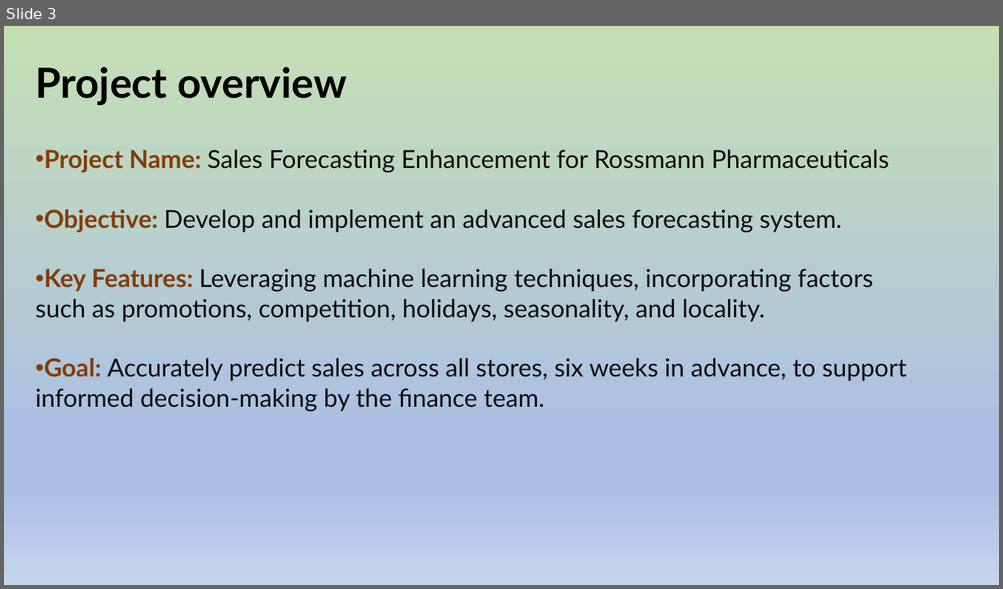
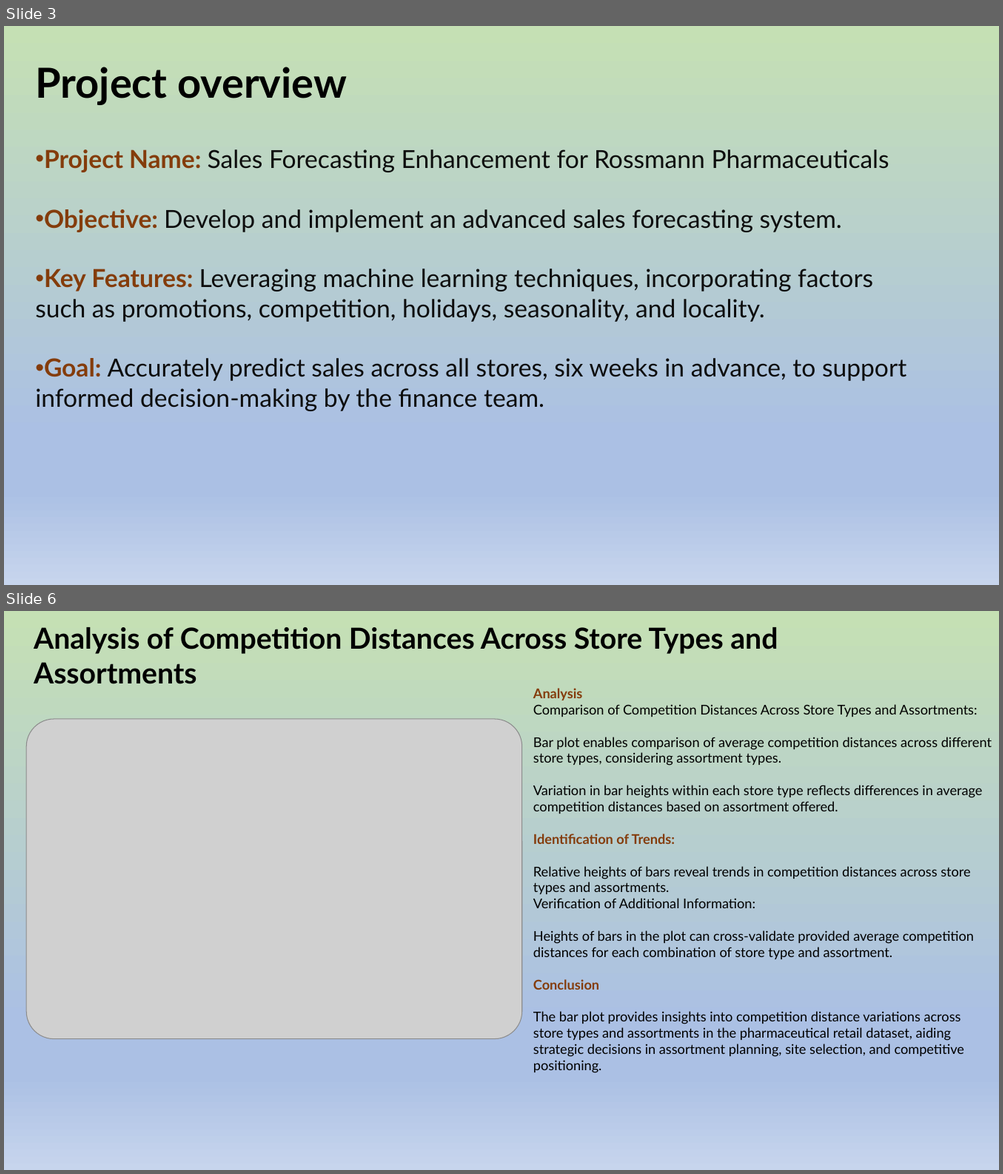
Before and after one commit to Hemamagam/Project-6--Pharmaceutical-Sale-Prediction-, a slide deck: Rossmman Sales Prediction-Project 6-Nexthike.pptx. Shown one above the other, each under a label of ours: slide 3 before the commit, slides 3 and 6 after it; the slides between them are not shown. The pictures are 1003x589 and 1003x1174 pixels, drawn with LibreOffice and Linux fonts; fonts in the diff are those of the drawing; grey boxes stand for pictures. Boxes give left, top, right and bottom in pixels: in the first picture for what was removed or moved away, otherwise in the second. Text is boxed around its words. In the diff, an @@ line names an element or a change of style, - is before the commit and + after.

```diff
--- a/Rossmman Sales Prediction-Project 6-Nexthike.pptx
+++ b/Rossmman Sales Prediction-Project 6-Nexthike.pptx
@@ slide 6 added at bbox=[4, 611, 999, 1170], background gradient #C5E0B4 to #ABC0E4 to #C7D5ED @@
@@ text added at bbox=[34, 627, 777, 684], 28 pt, text #000000, bold @@
+Analysis of Competition Distances Across Store Types and Assortments
@@ text added at bbox=[533, 688, 991, 1073], 13 pt, text #000000 @@
+Analysis
+Comparison of Competition Distances Across Store Types and Assortments:
+Bar plot enables comparison of average competition distances across different store types, considering assortment types.
+Variation in bar heights within each store type reflects differences in average competition distances based on assortment offered.
+Identification of Trends:
+Relative heights of bars reveal trends in competition distances across store types and assortments.
+Verification of Additional Information:
+Heights of bars in the plot can cross-validate provided average competition distances for each combination of store type and assortment.
+Conclusion
+The bar plot provides insights into competition distance variations across store types and assortments in the pharmaceutical retail dataset, aiding strategic decisions in assortment planning, site selection, and competitive positioning.
@@ picture added at bbox=[26, 719, 522, 1039] @@
```
Also in this commit, not shown: 2 slides changed, 9 other slides added, 3 slides removed.
